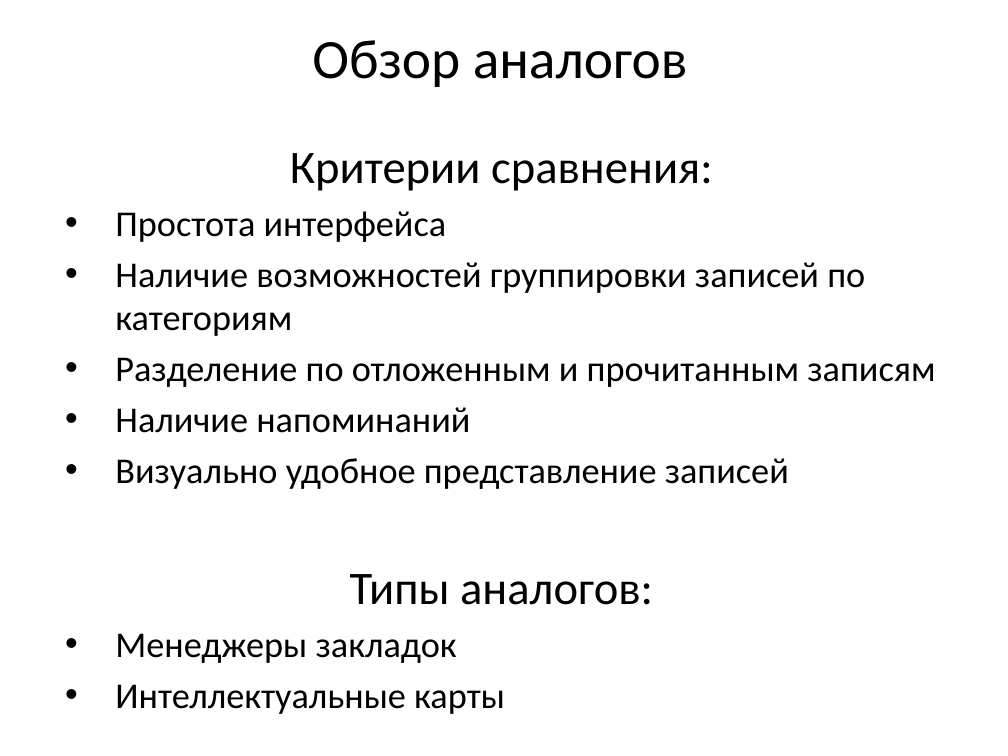
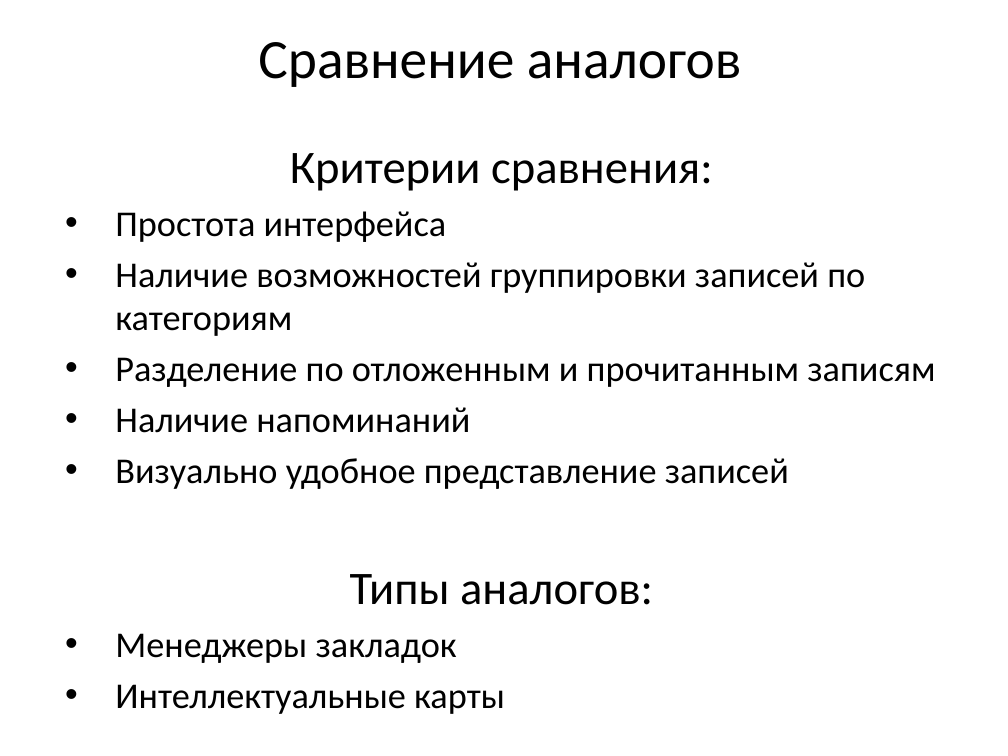
Before and after one commit to vadimgilka/PluginWorkingBookmarks, a slide deck: slide 8 of Documentation/Предзащита2_Бирюкова.pptx. Drawn at 1008x756 pixels with LibreOffice and Linux fonts; fonts in the diff are those of the drawing. Boxes give left, top, right and bottom in pixels: in the first picture for what was removed or moved away, otherwise in the second. Text is boxed around its words. In the diff, an @@ line names an element or a change of style, - is before the commit and + after.

```diff
--- a/Documentation/Предзащита2_Бирюкова.pptx
+++ b/Documentation/Предзащита2_Бирюкова.pptx
@@ title at (x1=258, y1=42, x2=742, y2=87): text changed @@
-Обзор аналогов
+Сравнение аналогов
```
Also in this commit, not shown: 2 slides added, 1 slide removed, 5 other files.
